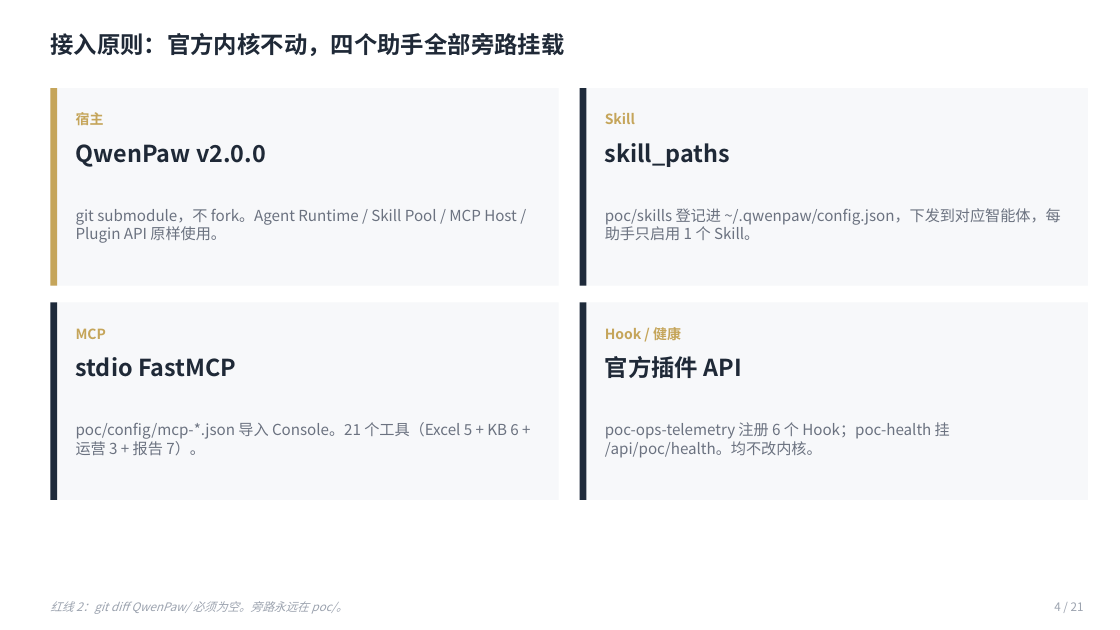
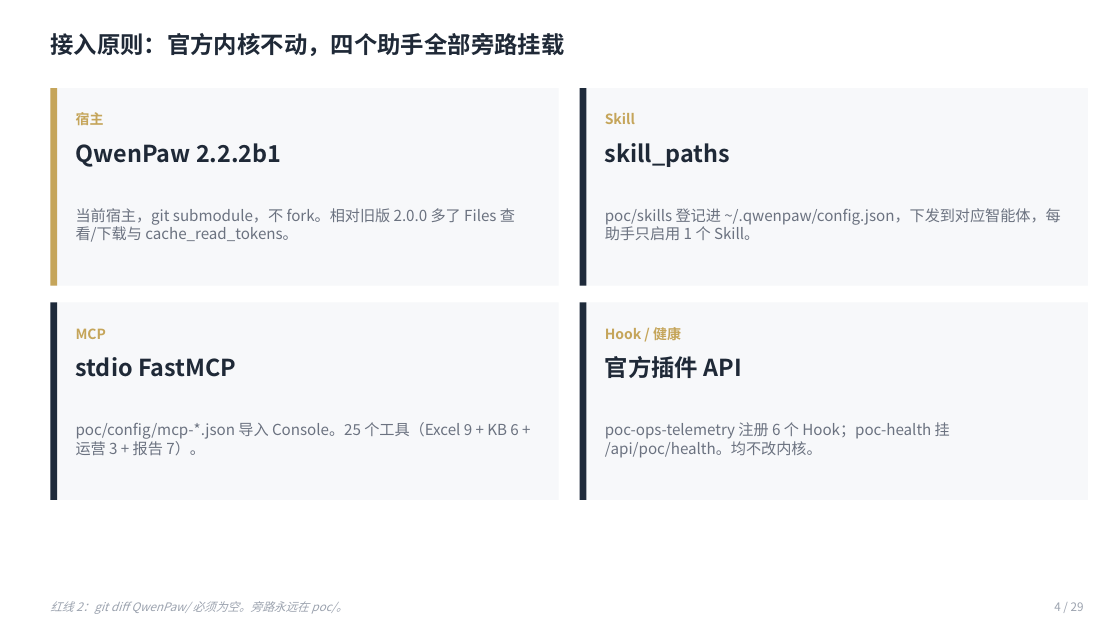
Before and after one commit to LiNan1984/shunde-poc, a slide deck: slide 4 of docs/演示材料/顺德POC四助手架构.pptx. Drawn at 1120x630 pixels with LibreOffice and Linux fonts; fonts in the diff are those of the drawing. Boxes give left, top, right and bottom in pixels: in the first picture for what was removed or moved away, otherwise in the second. Text is boxed around its words. In the diff, an @@ line names an element or a change of style, - is before the commit and + after.

```diff
--- a/docs/演示材料/顺德POC四助手架构.pptx
+++ b/docs/演示材料/顺德POC四助手架构.pptx
@@ text at [76,143,281,167]: text changed @@
-QwenPaw v2.0.0
+QwenPaw 2.2.2b1
@@ text at [76,208,515,242]: text changed @@
-git submodule，不 fork。Agent Runtime / Skill Pool / MCP Host / Plugin API 原样使用。
+当前宿主，git submodule，不 fork。相对旧版 2.0.0 多了 Files 查看/下载与 cache_read_tokens。
@@ text at [76,422,518,456]: text changed @@
-poc/config/mcp-*.json 导入 Console。21 个工具（Excel 5 + KB 6 + 运营 3 + 报告 7）。
+poc/config/mcp-*.json 导入 Console。25 个工具（Excel 9 + KB 6 + 运营 3 + 报告 7）。
@@ text at [1054,602,1084,611]: text changed @@
-4 / 21
+4 / 29
```
Also in this commit, not shown: 19 other slides changed, 9 slides added, 1 slide removed, 20 other files.
